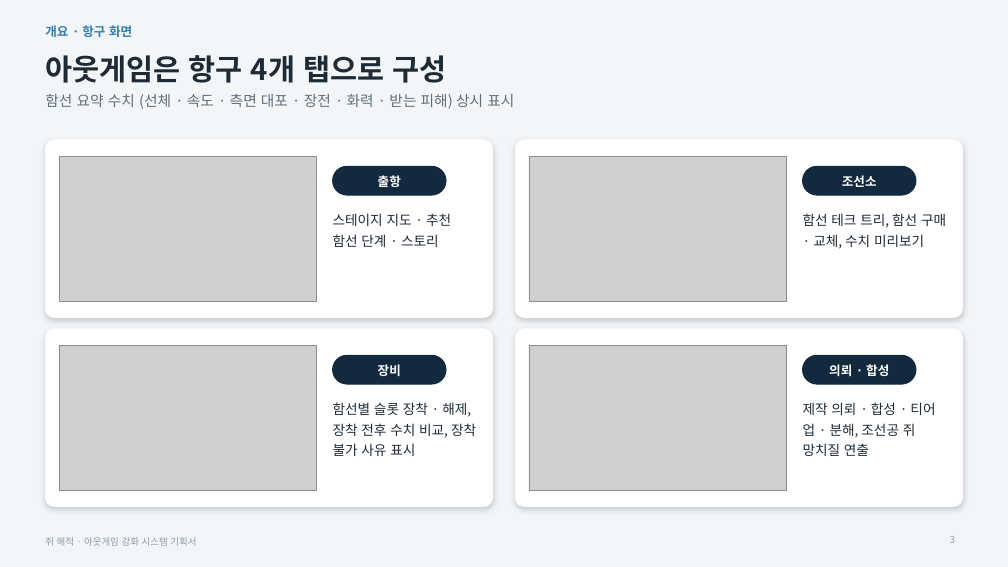
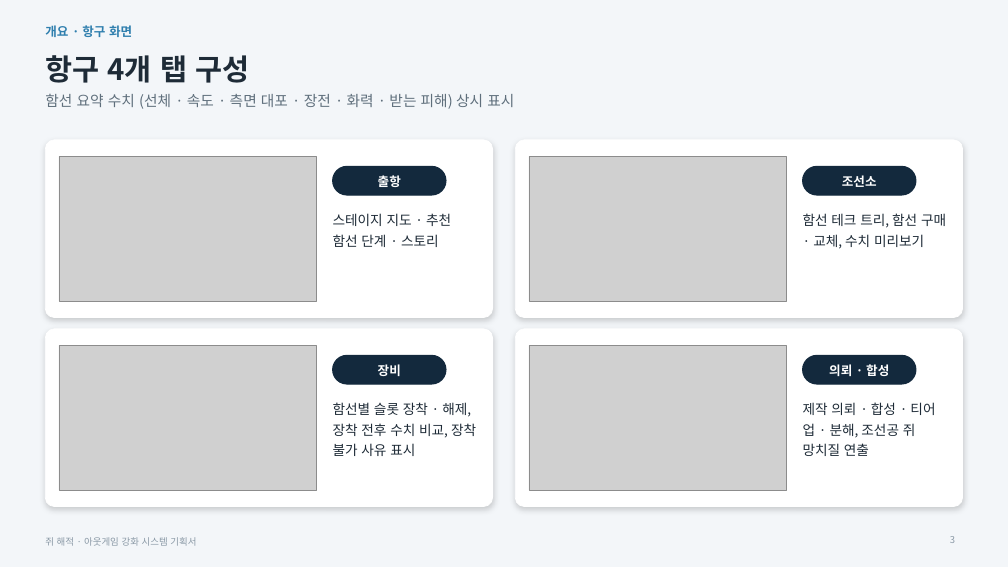
Before and after one commit to inory16351/RatPlain, a slide deck: slide 3 of Pirat_Plan/쥐해적_아웃게임강화기획서.pptx. Drawn at 1008x567 pixels with LibreOffice and Linux fonts; fonts in the diff are those of the drawing; grey boxes stand for pictures. Boxes give left, top, right and bottom in pixels: in the first picture for what was removed or moved away, otherwise in the second. Text is boxed around its words. In the diff, an @@ line names an element or a change of style, - is before the commit and + after.

```diff
--- a/Pirat_Plan/쥐해적_아웃게임강화기획서.pptx
+++ b/Pirat_Plan/쥐해적_아웃게임강화기획서.pptx
@@ title at (45, 55, 249, 83): text changed @@
-아웃게임은 항구 4개 탭으로 구성
+항구 4개 탭 구성
```
Also in this commit, not shown: 9 other slides changed, 5 other files.
